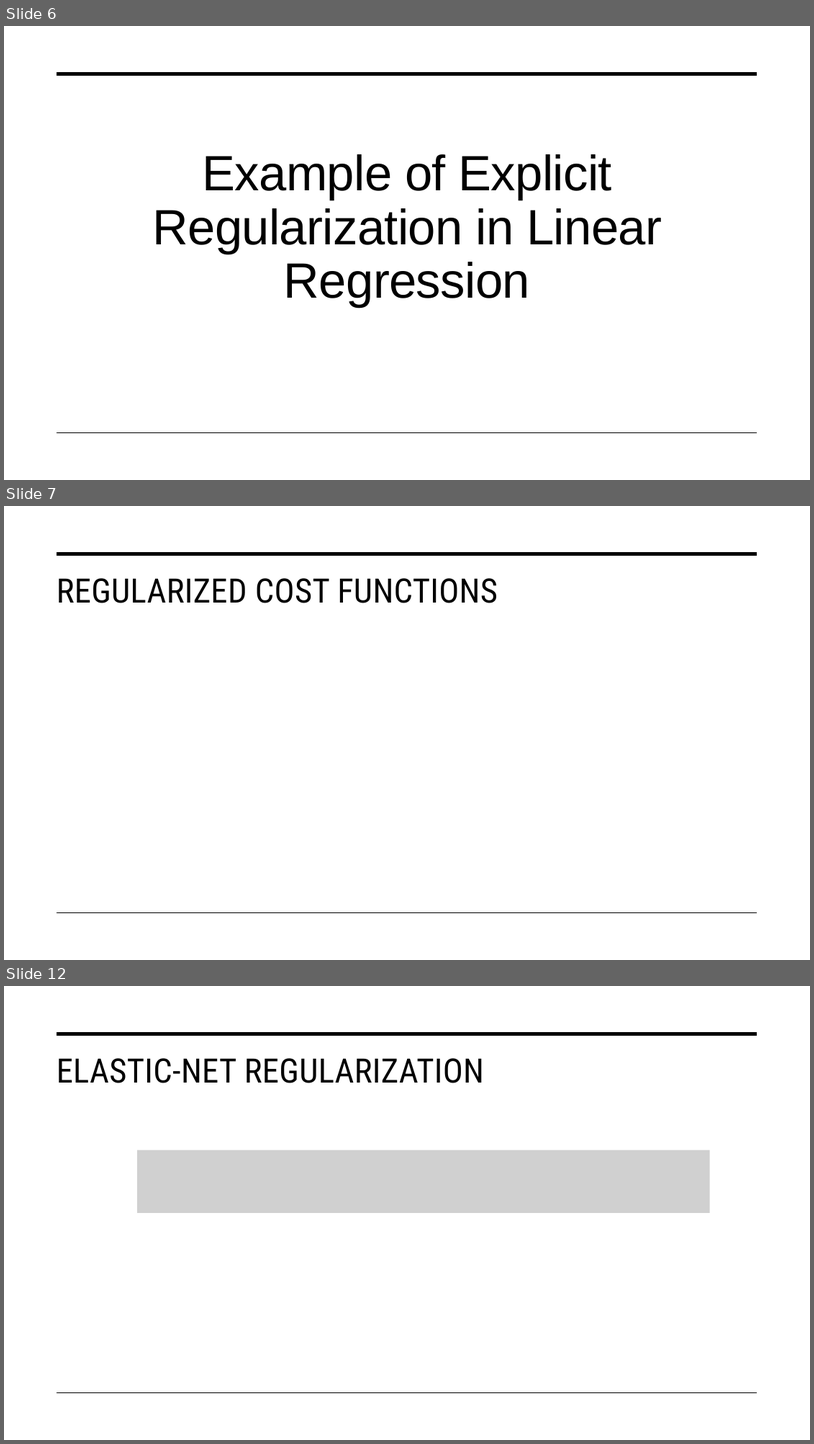
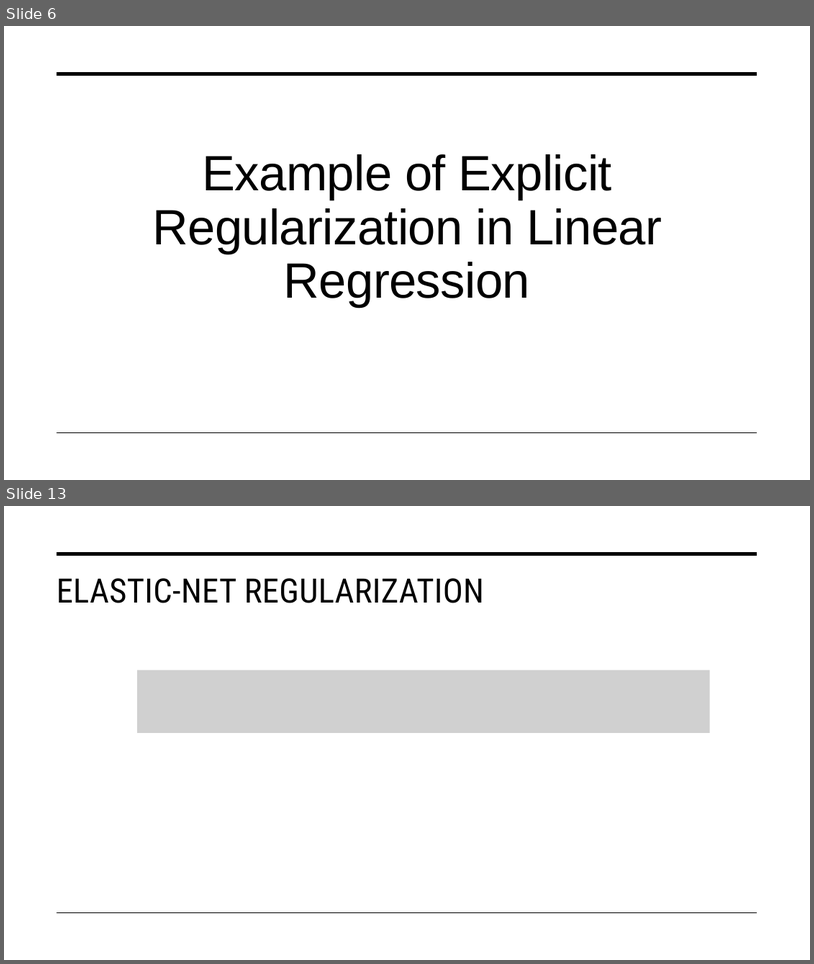
Before and after one commit to STAT-486-Fall-2026/course-content, a slide deck: slides/05-regularization.pptx. Shown one above the other, each under a label of ours: slides 6, 7 and 12 before the commit, slides 6 and 13 after it; the slides between them are not shown. The pictures are 814x1444 and 814x964 pixels, drawn with LibreOffice and Linux fonts; fonts in the diff are those of the drawing; grey boxes stand for pictures. Boxes give left, top, right and bottom in pixels: in the first picture for what was removed or moved away, otherwise in the second. Text is boxed around its words. In the diff, an @@ line names an element or a change of style, - is before the commit and + after.

```diff
--- a/slides/05-regularization.pptx
+++ b/slides/05-regularization.pptx
@@ slide 7 removed at box(4, 506, 810, 960), background #FFFFFF; not listed: 2 template elements that a slide beside it also shows @@
@@ title removed at box(57, 578, 498, 603) @@
-REGULARIZED COST FUNCTIONS
@@ what was slide 12 is now slide 13 @@
```
Also in this commit, not shown: 6 slides changed, 5 slides added, 1 other file.
